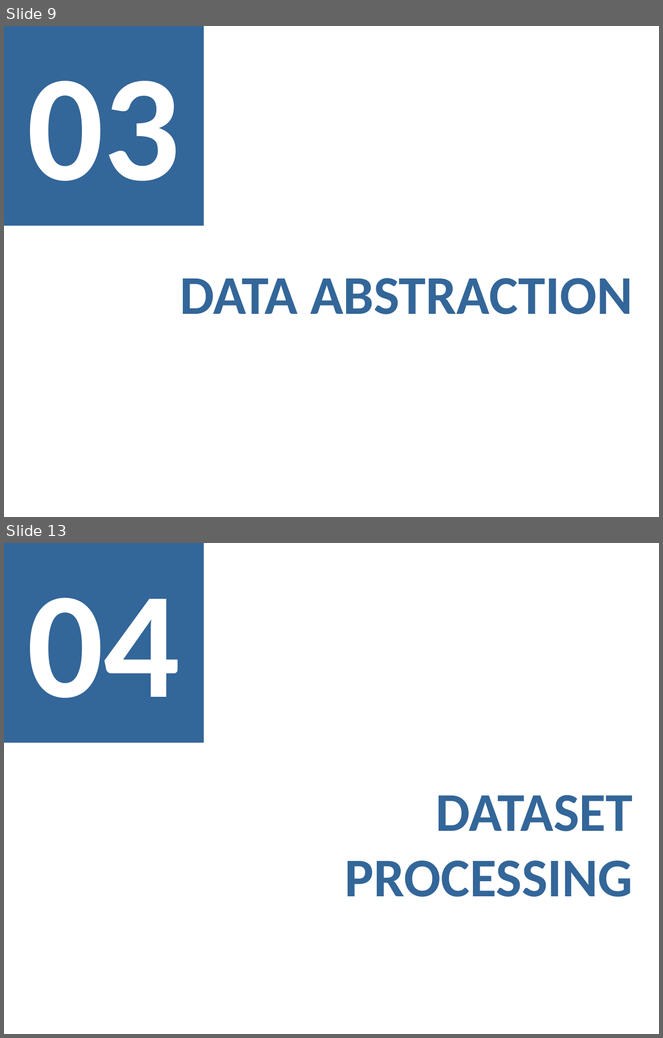
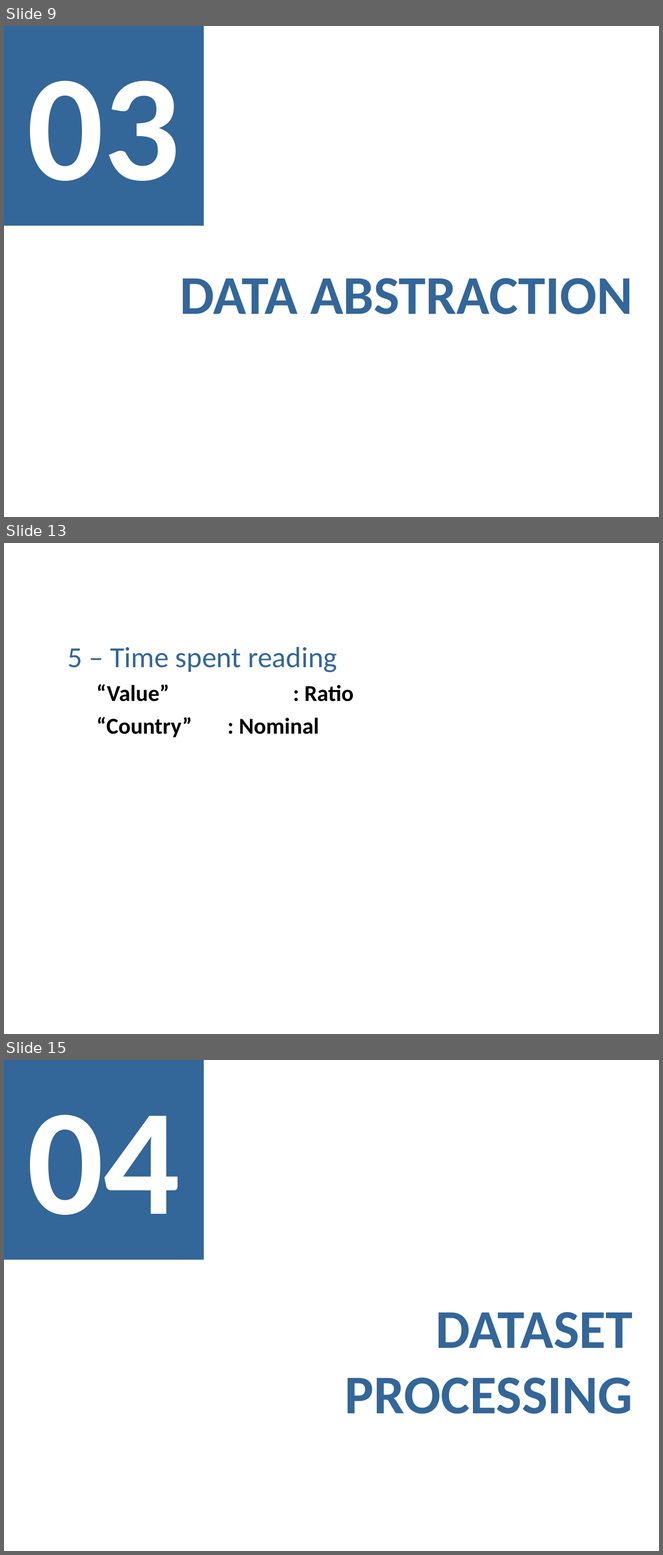
Before and after one commit to MargaridaMorais/information_visualization, a slide deck: CheckpointII/Lab04-PresentationTemplate.pptx. Shown one above the other, each under a label of ours: slides 9 and 13 before the commit, slides 9, 13 and 15 after it; the slides between them are not shown. The pictures are 663x1038 and 663x1555 pixels, drawn with LibreOffice and Linux fonts; fonts in the diff are those of the drawing. Boxes give left, top, right and bottom in pixels: in the first picture for what was removed or moved away, otherwise in the second. Text is boxed around its words. In the diff, an @@ line names an element or a change of style, - is before the commit and + after.

```diff
--- a/CheckpointII/Lab04-PresentationTemplate.pptx
+++ b/CheckpointII/Lab04-PresentationTemplate.pptx
@@ slide 13 added at (x1=4, y1=543, x2=659, y2=1034), background #FFFFFF @@
@@ text added at (x1=68, y1=647, x2=354, y2=734), 25 pt, text #000000, bold @@
+5 – Time spent reading
+  “Value” : Ratio
+  “Country” : Nominal
@@ what was slide 13 is now slide 15 @@
```
Also in this commit, not shown: 5 slides changed, 5 other slides added, 1 slide removed.
